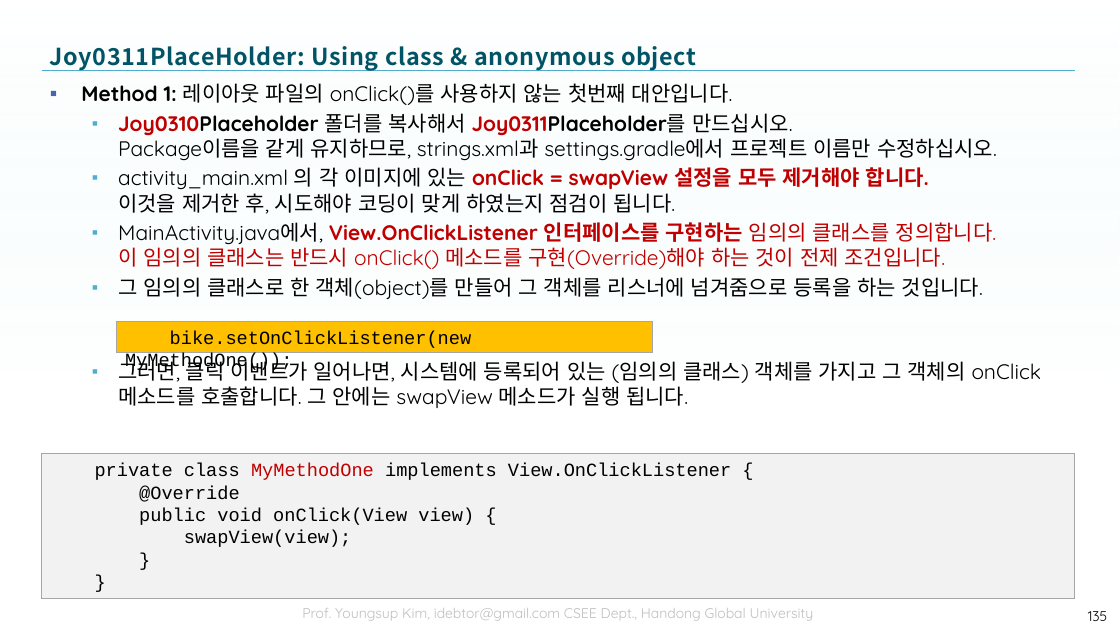
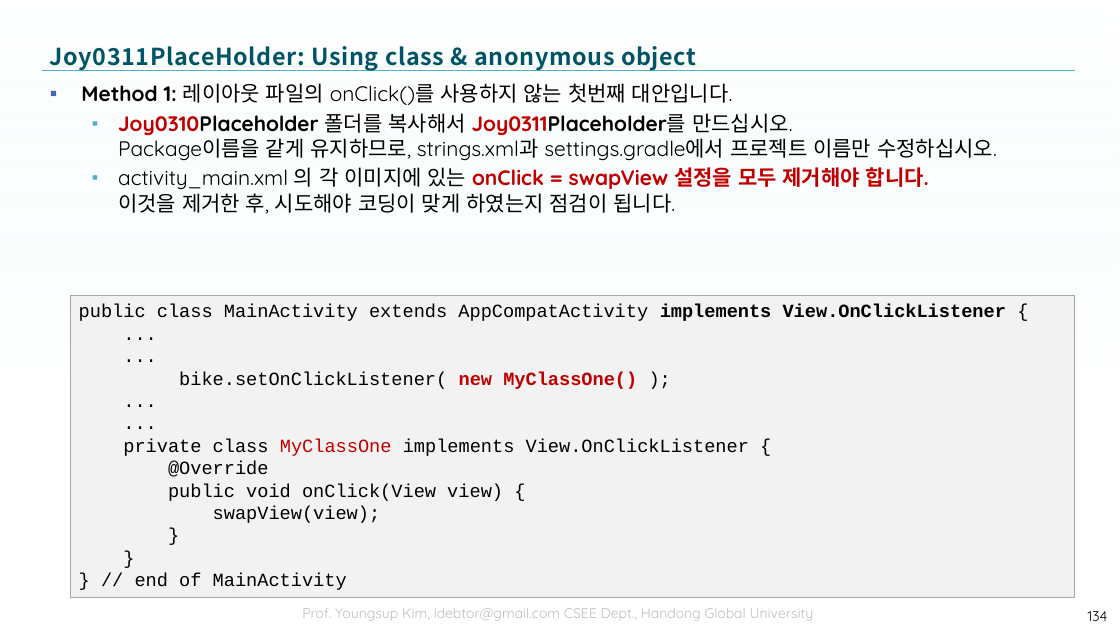
Before and after one commit to tae7841/HuStarAS, a slide deck: slide 134 of ppts/03Widget.pptx (slide 135 before the commit). Drawn at 1120x630 pixels with LibreOffice and Linux fonts; fonts in the diff are those of the drawing; background and template pictures are left out. Boxes give left, top, right and bottom in pixels: in the first picture for what was removed or moved away, otherwise in the second. Text is boxed around its words. In the diff, an @@ line names an element or a change of style, - is before the commit and + after.

```diff
--- a/ppts/03Widget.pptx
+++ b/ppts/03Widget.pptx
@@ text at [118,222,1042,408]: paragraphs removed @@
-  ▪ MainActivity.java에서, View.OnClickListener 인터페이스를 구현하는 임의의 클래스를 정의합니다.
-    이 임의의 클래스는 반드시 onClick() 메소드를 구현(Override)해야 하는 것이 전제 조건입니다.
-  ▪ 그 임의의 클래스로 한 객체(object)를 만들어 그 객체를 리스너에 넘겨줌으로 등록을 하는 것입니다.
-  ▪ 그러면, 클릭 이벤트가 일어나면, 시스템에 등록되어 있는 (임의의 클래스) 객체를 가지고 그 객체의 onClick 메소드를 호출합니다. 그 안에는 swapView 메소드가 실행 됩니다.
@@ rectangle "public class MainActivity extends AppCompatActivity ...": place and size @@
-rectangle "public class MainActivity extends AppCompatActivity ..." at [42,454,1075,598]
+rectangle "public class MainActivity extends AppCompatActivity ..." at [71,295,1075,597]
@@ text in rectangle at [79,304,1006,456]: text changed @@
-private class MyMethodOne implements View.OnClickListener {
+public class MainActivity extends AppCompatActivity implements View.OnClickListener {
+...
+...
+bike.setOnClickListener( new MyClassOne() );
+...
+...
+private class MyClassOne implements View.OnClickListener {
@@ rectangle removed at [117,322,653,353] @@
-bike.setOnClickListener(new MyMethodOne());
@@ text in rectangle at [135,573,347,590]: paragraph added @@
+} // end of MainActivity
@@ page number at [1088,611,1108,621]: text changed @@
-135
+134
```
Also in this commit, not shown: 10 other slides changed, 2 slides removed.
